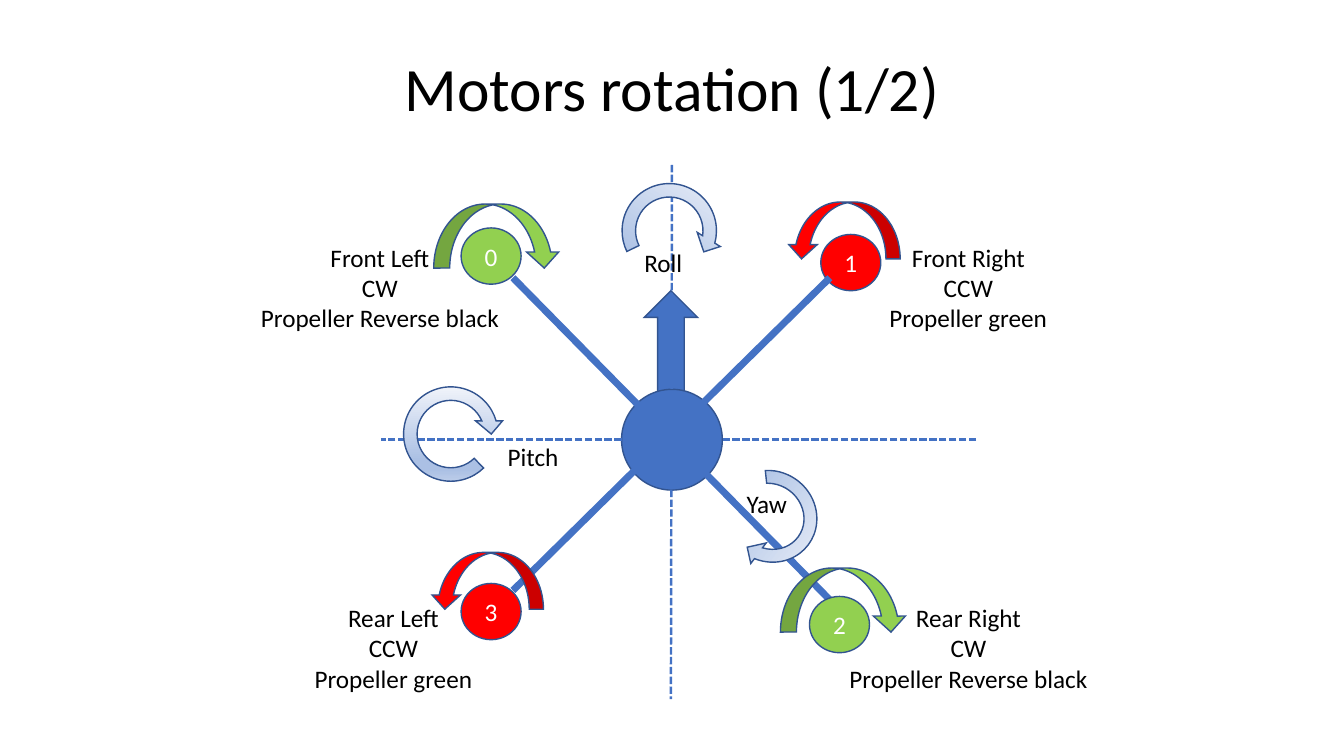
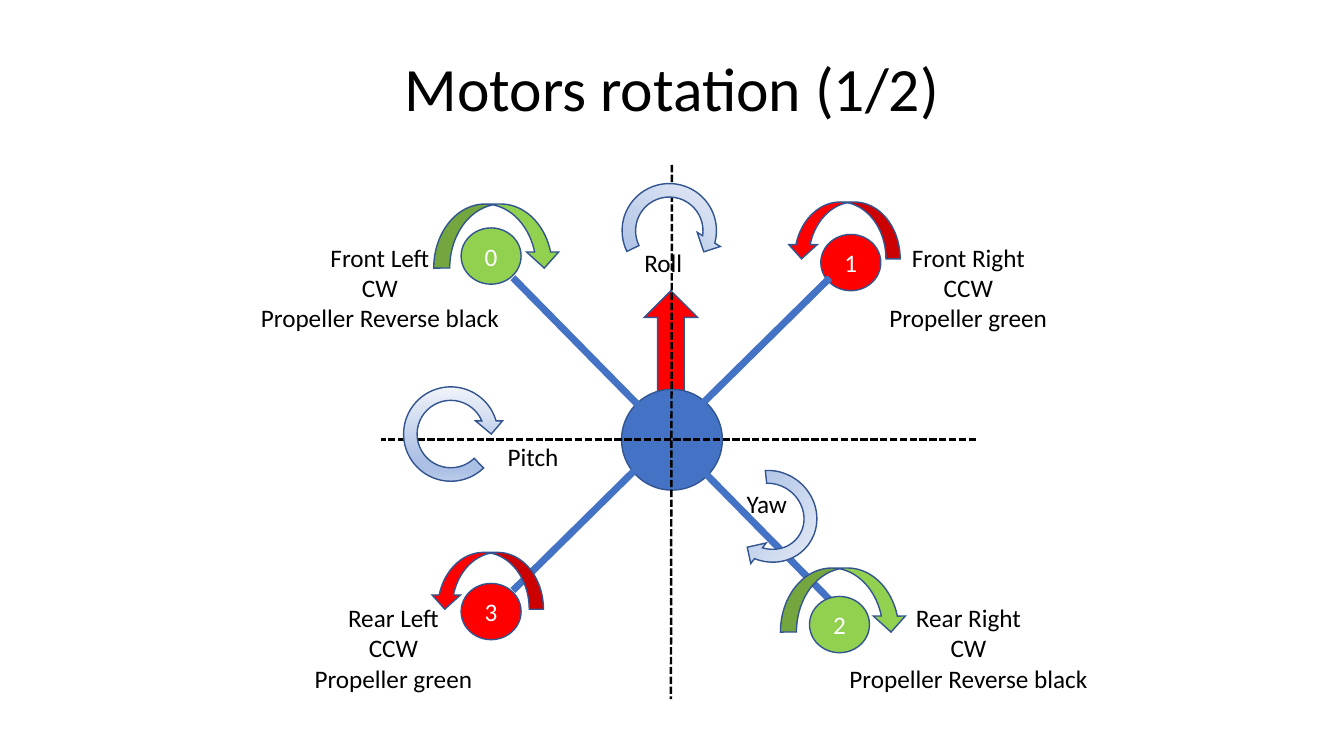
Before and after one commit to RobotEdh/RobotMicroControl, a slide deck: slide 6 of libraries/Diagramm Drone.pptx. Drawn at 1344x756 pixels with LibreOffice and Linux fonts; fonts in the diff are those of the drawing. Boxes give left, top, right and bottom in pixels: in the first picture for what was removed or moved away, otherwise in the second. Text is boxed around its words. In the diff, an @@ line names an element or a change of style, - is before the commit and + after.

```diff
--- a/libraries/Diagramm Drone.pptx
+++ b/libraries/Diagramm Drone.pptx
@@ line (673, 165) - (671, 700): stroke #4472C4 1.75 pt dashed to #000000 1.75 pt dashed @@
@@ up arrow at bbox=[644, 290, 698, 398]: fill #4472C4 to #FF0000 @@
@@ line (976, 440) - (381, 440): stroke #4472C4 1.75 pt dashed to #000000 1.75 pt dashed @@
```
Also in this commit, not shown: 1 other slide changed, 1 other file.
